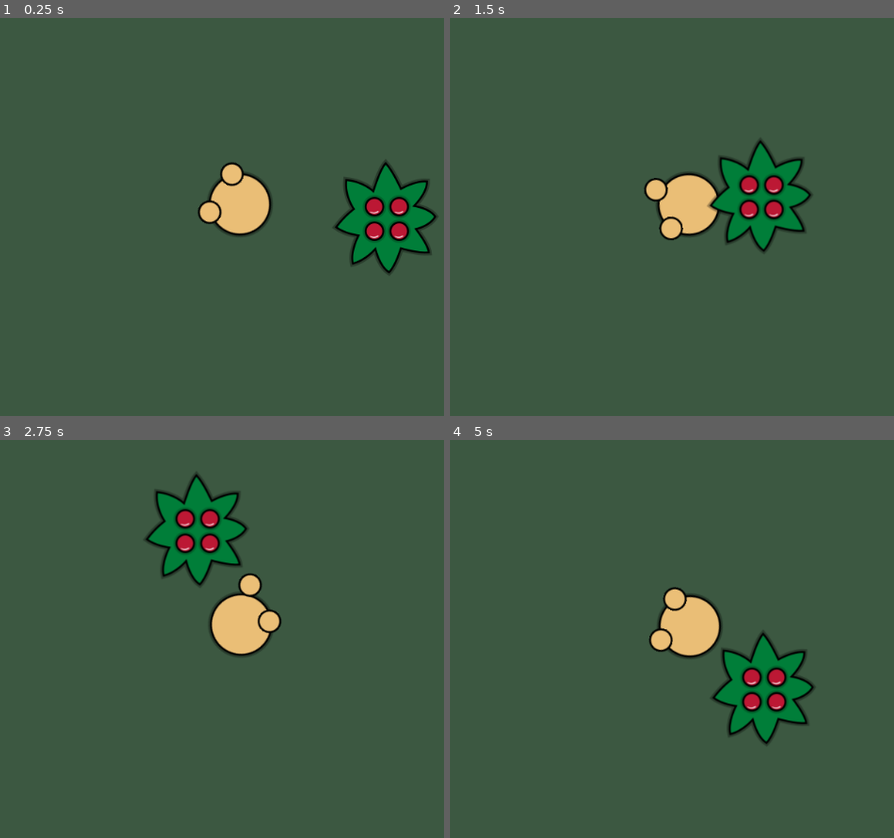
Above: before the commit, frames 1-4 (two rows, left to right).
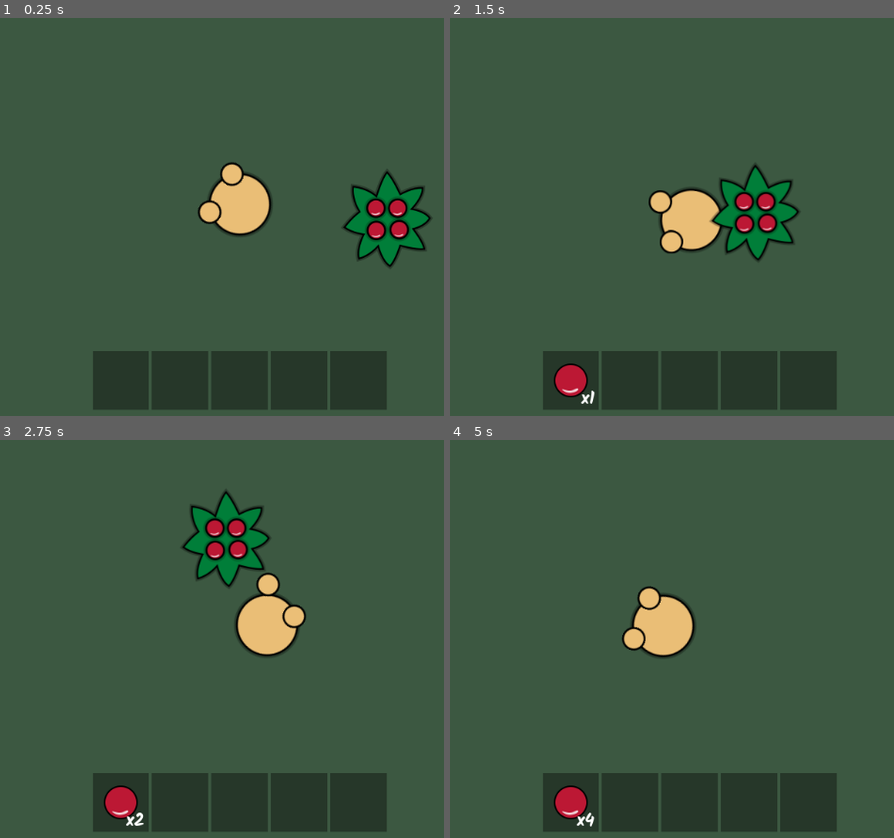
Above: after the commit, the same moments.

Repository: DRKblade/human-game
Game: Godot game, scene res://game-scene.tscn
Same seed, same stepped clock (60 frames per second), same inputs: the game is played once before the commit and once after it.
Inputs (mouse positions are in pixels of both pictures, inside the frame that each line leads up to):
- Up to frame 1 (0.25 s): no input
- Up to frame 2 (1.5 s): tap Enter at 0.5 s; move the mouse to (854, 181) at 0.52 s; press the mouse at (854, 181) at 0.53 s; hold Right (ui_right) 0.53-1.28 s; move the mouse to (538, 224) at 1.27 s; release the mouse at (538, 224) at 1.28 s; hold Down (ui_down) from 1.28 s (still down); click (538, 224) at 1.35 s
- Up to frame 3 (2.75 s): move the mouse to (315, 527) at 2.02 s; release Down (ui_down) at 2.03 s; press the mouse at (315, 527) at 2.03 s; hold Right (ui_right) from 2.03 s (still down)
- Up to frame 4 (5 s): move the mouse to (654, 714) at 2.77 s; release Right (ui_right) at 2.78 s; release the mouse at (654, 714) at 2.78 s; hold Up (ui_up) 2.78-3.53 s; click (654, 714) at 2.85 s; move the mouse to (outside the picture) at 3.52 s; press the mouse at (outside the picture) at 3.53 s; hold Left (ui_left) from 3.53 s (still down); move the mouse to (463, 559) at 4.27 s; release the mouse at (463, 559) at 4.28 s; click (463, 559) at 4.35 s

The runs differ from the first frame. In frame 1, 11% of the frame differs, in the area x 20-99%, y 35-99%; in frame 2, 15%; in frame 3, 16%, in the area x 20-88%, y 8-99%; in frame 4, 16%.

Commit message:
Inventory and pickup

Diff:
--- a/Bush.gd
+++ b/Bush.gd
@@ -1,7 +1,8 @@
 extends KinematicBody2D
 
-var move_length = 15
-var move_duration = 0.2
+export var move_length = 15
+export var move_duration = 0.15
+export var stash_count = 4
 
 var move_time = move_duration
 var move_target = Vector2.ZERO
@@ -17,11 +18,17 @@
 		else:
 			$spr.position = move_target.linear_interpolate(Vector2.ZERO, (move_time - move_duration)/move_duration)
 
-func move(from_position : Vector2):
-	print(position)
-	move_target = (position - from_position).normalized() * move_length
+func on_hit(source):
+	move_target = (position - source.position).normalized() * move_length
 	if move_time < move_duration*2:
 		if move_time > move_duration:
 			move_time = move_duration*2 - move_time
 	else:
 		move_time = 0
+
+	if source.is_in_group("player"):
+		source.fill_item("tomato", 1)
+		stash_count-=1
+		if stash_count == 0:
+			get_parent().remove_child(self)
+			queue_free()
--- /dev/null
+++ b/Item.gd
@@ -0,0 +1,8 @@
+class_name Item
+
+var max_stack
+var texture
+
+func _init(max_stack, texture = null):
+	self.max_stack = max_stack
+	self.texture = texture
--- /dev/null
+++ b/Player-GUI.tscn
@@ -0,0 +1,17 @@
+[gd_scene format=2]
+
+[node name="GUI" type="Control"]
+anchor_right = 1.0
+anchor_bottom = 1.0
+
+[node name="HBoxContainer" type="HBoxContainer" parent="."]
+anchor_right = 1.0
+margin_bottom = 50.0
+
+[node name="ColorRect2" type="ColorRect" parent="HBoxContainer"]
+margin_bottom = 50.0
+color = Color( 0.431373, 0.0941176, 0.0941176, 1 )
+
+[node name="ColorRect" type="ColorRect" parent="."]
+anchor_right = 1.0
+anchor_bottom = 1.0
--- a/Player.gd
+++ b/Player.gd
@@ -1,29 +1,37 @@
 extends KinematicBody2D
 
-# moving
-var speed = 200
+# movement
+export var speed = 200
 
-# punching
-var punch_change_hand = 0.8
+# punch
+export var punch_change_hand = 0.8
 var punch_current_hand = true
 var punch_queued = false
 var punch_active = false
+var hand_hit = Array()
 
-# collision
-var hand_hit = Array()
+# inventory
+export var max_item = 5
+var items = Array()
+var itemQty = Array()
+var inventory
 
 var direction = Vector2()
 var velocity = Vector2()
 
 func _ready():
 	$anim.play("idle")
+	inventory = $gui.find_node("inventory")
+	inventory.set_slot_count(max_item)
 
 func _anim_process():
+	# movement
 	if direction != Vector2.ZERO:
 		$anim.current_animation = "move"
 	if direction == Vector2.ZERO:
 		$anim.current_animation = "idle"
 
+	# punch
 	if Input.is_action_pressed("game_click") or punch_queued:
 		$anim.play("punch1" if punch_current_hand else "punch2")
 		if randf() < punch_change_hand:
@@ -36,27 +44,53 @@
 
 
 func _physics_process(delta):
+	# movement
 	direction.x = int(Input.is_action_pressed("ui_right")) - int(Input.is_action_pressed("ui_left"))
 	direction.y = int(Input.is_action_pressed("ui_down")) - int(Input.is_action_pressed("ui_up"))
 	velocity = direction * speed
 	move_and_slide(velocity)
+
+	# punch
 	if punch_active:
 		for area in hand_hit:
 			if area.is_in_group("punchable"):
 				hit(area)
 
-func hit(collider):
-	collider.move(position)
-	punch_active = false
-
 func _process(delta):
 	look_at(get_global_mouse_position())
+
+	# punch
 	if Input.is_action_just_pressed("game_click"):
 		punch_queued = true
 
+# punch
+func hit(collider):
+	collider.on_hit(self)
+	punch_active = false
 
 func _on_hand_entered(area):
 	hand_hit.push_back(area)
 
 func _on_hand_exited(area):
 	hand_hit.remove(hand_hit.find(area))
+
+# inventory
+func fill_item(item, qty):
+	while qty > 0:
+		var item_data = item_database.items[item]
+		var index = -1
+		for i in items.size():
+			if items[i] == item and itemQty[i] < item_data.max_stack:
+				index = i
+		if index == -1:
+			index = items.size()
+			if index == max_item:
+				return qty
+			items.push_back(item)
+			itemQty.push_back(0)
+			inventory.texture_change(index, item_data.texture)
+		var transfer = min(qty, item_data.max_stack - itemQty[index])
+		itemQty[index] += transfer
+		inventory.qty_change(index, itemQty[index])
+		qty -= transfer
+	return 0
--- a/Player.tscn
+++ b/Player.tscn
@@ -1,9 +1,10 @@
-[gd_scene load_steps=12 format=2]
+[gd_scene load_steps=13 format=2]
 
 [ext_resource path="res://Player.gd" type="Script" id=1]
 [ext_resource path="res://character-body.svg" type="Texture" id=2]
 [ext_resource path="res://character-hand.svg" type="Texture" id=3]
 [ext_resource path="res://whoosh.wav" type="AudioStream" id=4]
+[ext_resource path="res://inventory.gd" type="Script" id=5]
 
 [sub_resource type="CircleShape2D" id=1]
 
@@ -239,6 +240,7 @@
 script = ExtResource( 1 )
 
 [node name="body" type="Area2D" parent="."]
+editor/display_folded = true
 rotation = -1.5708
 collision_layer = 2
 collision_mask = 2
@@ -263,9 +265,8 @@
 texture = ExtResource( 3 )
 
 [node name="col" type="CollisionShape2D" parent="body/hand1"]
-visible = false
-rotation = -1.5708
-scale = Vector2( 1.33, 1.33 )
+rotation = -1.5708
+scale = Vector2( 2, 2 )
 shape = SubResource( 2 )
 
 [node name="hand2" type="Area2D" parent="body"]
@@ -278,14 +279,14 @@
 texture = ExtResource( 3 )
 
 [node name="col" type="CollisionShape2D" parent="body/hand2"]
-visible = false
-rotation = -1.5708
-scale = Vector2( 1.33, 1.33 )
+rotation = -1.5708
+scale = Vector2( 2, 2 )
 shape = SubResource( 2 )
 
 [node name="audio" type="AudioStreamPlayer2D" parent="."]
 position = Vector2( -5.88882, 7.91311 )
 stream = ExtResource( 4 )
+volume_db = -7.257
 
 [node name="movement-col" type="CollisionShape2D" parent="."]
 visible = false
@@ -297,11 +298,18 @@
 anims/move = SubResource( 5 )
 anims/punch1 = SubResource( 6 )
 anims/punch2 = SubResource( 7 )
-[connection signal="area_entered" from="body/hand1" to="." method="_on_hand_entered"]
-[connection signal="area_exited" from="body/hand1" to="." method="_on_hand_entered"]
+
+[node name="gui" type="CanvasLayer" parent="."]
+
+[node name="inventory" type="HBoxContainer" parent="gui"]
+anchor_left = 0.5
+anchor_top = 1.0
+anchor_right = 0.5
+anchor_bottom = 1.0
+margin_top = -100.0
+margin_bottom = -20.0
+script = ExtResource( 5 )
 [connection signal="body_entered" from="body/hand1" to="." method="_on_hand_entered"]
-[connection signal="body_exited" from="body/hand1" to="." method="_on_hand_entered"]
-[connection signal="area_entered" from="body/hand2" to="." method="_on_hand_entered"]
-[connection signal="area_exited" from="body/hand2" to="." method="_on_hand_entered"]
+[connection signal="body_exited" from="body/hand1" to="." method="_on_hand_exited"]
 [connection signal="body_entered" from="body/hand2" to="." method="_on_hand_entered"]
-[connection signal="body_exited" from="body/hand2" to="." method="_on_hand_entered"]
+[connection signal="body_exited" from="body/hand2" to="." method="_on_hand_exited"]
--- a/bush-full.svg
+++ b/bush-full.svg
@@ -27,7 +27,7 @@
      inkscape:pageopacity="0"
      inkscape:pageshadow="2"
      inkscape:zoom="3.959798"
-     inkscape:cx="193.67249"
+     inkscape:cx="146.06905"
      inkscape:cy="118.32314"
      inkscape:document-units="mm"
      inkscape:current-layer="layer1"
@@ -57,7 +57,7 @@
      transform="translate(0,-229.26666)">
     <g
        id="g4276"
-       transform="translate(-0.52838241,-0.52963346)">
+       transform="matrix(0.86032332,0,0,0.86032332,4.7310582,36.753188)">
       <path
          inkscape:href="#path827-3"
          d="m 33.976562,243.58398 c -2.043364,2.04335 -4.472656,10.09375 -4.472656,10.09375 0,0 -3.51531,-3.49936 -9.73 …(659 unchanged characters)…
@@ -85,7 +85,7 @@
     </g>
     <g
        id="g3291"
-       transform="matrix(0.80029674,0,0,0.80029674,5.8987511,60.252792)">
+       transform="matrix(0.80029674,0,0,0.80029674,6.5669249,59.990895)">
       <path
          sodipodi:type="inkscape:offset"
          inkscape:radius="0"
@@ -110,7 +110,7 @@
     </g>
     <g
        id="g3291-9"
-       transform="matrix(0.80029674,0,0,0.80029674,14.798391,51.43827)">
+       transform="matrix(0.80029674,0,0,0.80029674,14.269224,51.967437)">
       <path
          sodipodi:type="inkscape:offset"
          inkscape:radius="0"
@@ -135,7 +135,7 @@
     </g>
     <g
        id="g3291-2"
-       transform="matrix(0.80029674,0,0,0.80029674,14.798391,60.252792)">
+       transform="matrix(0.80029674,0,0,0.80029674,14.798391,59.723625)">
       <path
          sodipodi:type="inkscape:offset"
          inkscape:radius="0"
@@ -160,7 +160,7 @@
     </g>
     <g
        id="g3291-9-4"
-       transform="matrix(0.80029674,0,0,0.80029674,5.8987511,51.43827)">
+       transform="matrix(0.80029674,0,0,0.80029674,6.4279178,51.967437)">
       <path
          sodipodi:type="inkscape:offset"
          inkscape:radius="0"
--- a/game-scene.tscn
+++ b/game-scene.tscn
@@ -6,12 +6,15 @@
 
 [sub_resource type="CircleShape2D" id=1]
 
-[node name="Node2D" type="Node2D"]
+[node name="Game" type="Node"]
 
-[node name="Player" parent="." instance=ExtResource( 1 )]
+[node name="Player" parent="." groups=[
+"player",
+] instance=ExtResource( 1 )]
 
 [node name="camera" type="Camera2D" parent="Player"]
 current = true
+smoothing_enabled = true
 
 [node name="Bush" type="KinematicBody2D" parent="." groups=[
 "punchable",
@@ -20,6 +23,7 @@
 collision_layer = 3
 collision_mask = 0
 script = ExtResource( 2 )
+move_length = 7
 
 [node name="spr" type="Sprite" parent="Bush"]
 texture = ExtResource( 3 )
--- /dev/null
+++ b/inventory-slot.gd
@@ -0,0 +1,7 @@
+extends ColorRect
+
+func set_tex(texture):
+	$tex.texture = texture
+
+func set_qty(qty):
+	$qty.text = "x"+str(qty)
--- /dev/null
+++ b/inventory-slot.tscn
@@ -0,0 +1,35 @@
+[gd_scene load_steps=3 format=2]
+
+[ext_resource path="res://inventory-slot.gd" type="Script" id=1]
+[ext_resource path="res://inventory_font.tres" type="DynamicFont" id=2]
+
+[node name="inventory-slot" type="ColorRect"]
+margin_bottom = 100.0
+size_flags_horizontal = 3
+color = Color( 0, 0, 0, 0.376471 )
+script = ExtResource( 1 )
+
+[node name="tex" type="TextureRect" parent="."]
+anchor_left = 0.5
+anchor_top = 0.5
+anchor_right = 0.5
+anchor_bottom = 0.5
+margin_left = -40.0
+margin_top = -40.0
+margin_right = 40.0
+margin_bottom = 40.0
+size_flags_horizontal = 3
+size_flags_vertical = 3
+expand = true
+stretch_mode = 1
+
+[node name="qty" type="Label" parent="."]
+anchor_left = 1.0
+anchor_top = 1.0
+anchor_right = 1.0
+anchor_bottom = 1.0
+margin_left = -48.0
+margin_top = -34.0
+margin_right = -6.0
+custom_fonts/font = ExtResource( 2 )
+align = 2
--- /dev/null
+++ b/inventory.gd
@@ -0,0 +1,27 @@
+extends HBoxContainer
+
+var slot = preload("res://inventory-slot.tscn")
+var slot_count = 0
+
+func _ready():
+	pass
+
+func set_slot_count(new_slot_count):
+	while new_slot_count > slot_count:
+		slot_count += 1
+		add_child(slot.instance())
+	while new_slot_count < slot_count:
+		slot_count -= 1
+		var child = get_child(get_child_count()-1)
+		remove_child(child)
+		child.queue_free()
+
+	var size = slot_count*rect_size.y
+	margin_left = -size/2
+	margin_right = size/2
+
+func texture_change(slot_index, texture):
+	get_child(slot_index).set_tex(texture)
+
+func qty_change(slot_index, qty):
+	get_child(slot_index).set_qty(qty)
--- /dev/null
+++ b/inventory_font.tres
@@ -0,0 +1,7 @@
+[gd_resource type="DynamicFont" load_steps=2 format=2]
+
+[ext_resource path="res://Kalam-Bold.ttf" type="DynamicFontData" id=1]
+
+[resource]
+size = 24
+font_data = ExtResource( 1 )
--- /dev/null
+++ b/item_database.gd
@@ -0,0 +1,7 @@
+extends Node
+
+var item = preload("res://Item.gd")
+var items = {"tomato": item.new(20, load("res://tomato.svg"))}
+
+func _ready():
+	pass # Replace with function body.
--- a/project.godot
+++ b/project.godot
@@ -8,9 +8,14 @@
 
 config_version=4
 
-_global_script_classes=[  ]
+_global_script_classes=[ {
+"base": "Reference",
+"class": "Item",
+"language": "GDScript",
+"path": "res://Item.gd"
+} ]
 _global_script_class_icons={
-
+"Item": ""
 }
 
 [application]
@@ -18,6 +23,10 @@
 config/name="Human"
 run/main_scene="res://game-scene.tscn"
 config/icon="res://icon.png"
+
+[autoload]
+
+item_database="*res://item_database.gd"
 
 [input]
 
--- /dev/null
+++ b/tomato.svg
@@ -0,0 +1,74 @@
+<?xml version="1.0" encoding="UTF-8" standalone="no"?>
+<!-- Created with Inkscape (http://www.inkscape.org/) -->
+
+<svg
+   xmlns:dc="http://purl.org/dc/elements/1.1/"
+   xmlns:cc="http://creativecommons.org/ns#"
+   xmlns:rdf="http://www.w3.org/1999/02/22-rdf-syntax-ns#"
+   xmlns:svg="http://www.w3.org/2000/svg"
+   xmlns="http://www.w3.org/2000/svg"
+   xmlns:sodipodi="http://sodipodi.sourceforge.net/DTD/sodipodi-0.dtd"
+   xmlns:inkscape="http://www.inkscape.org/namespaces/inkscape"
+   width="80"
+   height="80"
+   viewBox="0 0 21.166666 21.166666"
+   version="1.1"
+   id="svg8"
+   inkscape:version="0.92.4 (f8dce91, 2019-08-02)"
+   sodipodi:docname="tomato.svg">
+  <defs
+     id="defs2" />
+  <sodipodi:namedview
+     id="base"
+     pagecolor="#284b36"
+     bordercolor="#666666"
+     borderopacity="1.0"
+     inkscape:pageopacity="0"
+     inkscape:pageshadow="2"
+     inkscape:zoom="7.919596"
+     inkscape:cx="67.085003"
+     inkscape:cy="46.900342"
+     inkscape:document-units="mm"
+     inkscape:current-layer="layer1"
+     showgrid="false"
+     units="px"
+     inkscape:window-width="1850"
+     inkscape:window-height="1016"
+     inkscape:window-x="70"
+     inkscape:window-y="27"
+     inkscape:window-maximized="1" />
+  <metadata
+     id="metadata5">
+    <rdf:RDF>
+      <cc:Work
+         rdf:about="">
+        <dc:format>image/svg+xml</dc:format>
+        <dc:type
+           rdf:resource="http://purl.org/dc/dcmitype/StillImage" />
+        <dc:title></dc:title>
+      </cc:Work>
+    </rdf:RDF>
+  </metadata>
+  <g
+     inkscape:label="Layer 1"
+     inkscape:groupmode="layer"
+     id="layer1"
+     transform="translate(0,-275.83333)">
+    <g
+       id="g3291-9"
+       transform="matrix(1.4687887,0,0,1.4687887,-32.580913,-94.019272)">
+      <circle
+         r="3.96875"
+         cy="259.0134"
+         cx="29.38765"
+         id="path3285-0"
+         style="opacity:1;vector-effect:none;fill:#bd1935;fill-opacity:1;stroke:#000000;stroke-width:0.36314222;stroke-linecap:butt;stroke-linejoin:miter;stroke-miterlimit:4;stroke-dasharray:none;stroke-dashoffset:0;stroke-opacity:1" />
+      <path
+         sodipodi:nodetypes="zzzzz"
+         inkscape:connector-curvature="0"
+         id="path3287-2"
+         d="m 31.187684,261.05039 c 0.303249,0.41425 -0.857749,0.93221 -1.838271,1.02312 -0.980522,0.0909 -2.187946,-0.65423 -2.086273,-0.84624 0.101673,-0.19201 1.118598,0.39823 2.028435,0.31003 0.909838,-0.0882 1.59286,-0.90116 1.896109,-0.48691 z"
+         style="opacity:0.80699978;fill:#fffdfd;fill-opacity:1;stroke:none;stroke-width:0.26499999;stroke-linecap:butt;stroke-linejoin:miter;stroke-miterlimit:4;stroke-dasharray:none;stroke-opacity:1" />
+    </g>
+  </g>
+</svg>
Binary file removed: Animations/Punch1/character.0000.png
Not shown, removed: Animations/Punch1/character.0000.png.import
Binary file removed: Animations/Punch1/character.0001.png
Not shown, removed: Animations/Punch1/character.0001.png.import
Binary file removed: Animations/Punch1/character.0002.png
Not shown, removed: Animations/Punch1/character.0002.png.import
Binary file removed: Animations/Punch1/character.0003.png
Not shown, removed: Animations/Punch1/character.0003.png.import
Binary file removed: Animations/Punch1/character.0004.png
Not shown, removed: Animations/Punch1/character.0004.png.import
Binary file removed: Animations/Punch1/character.0005.png
Not shown, removed: Animations/Punch1/character.0005.png.import
(and 90 more such lines)
